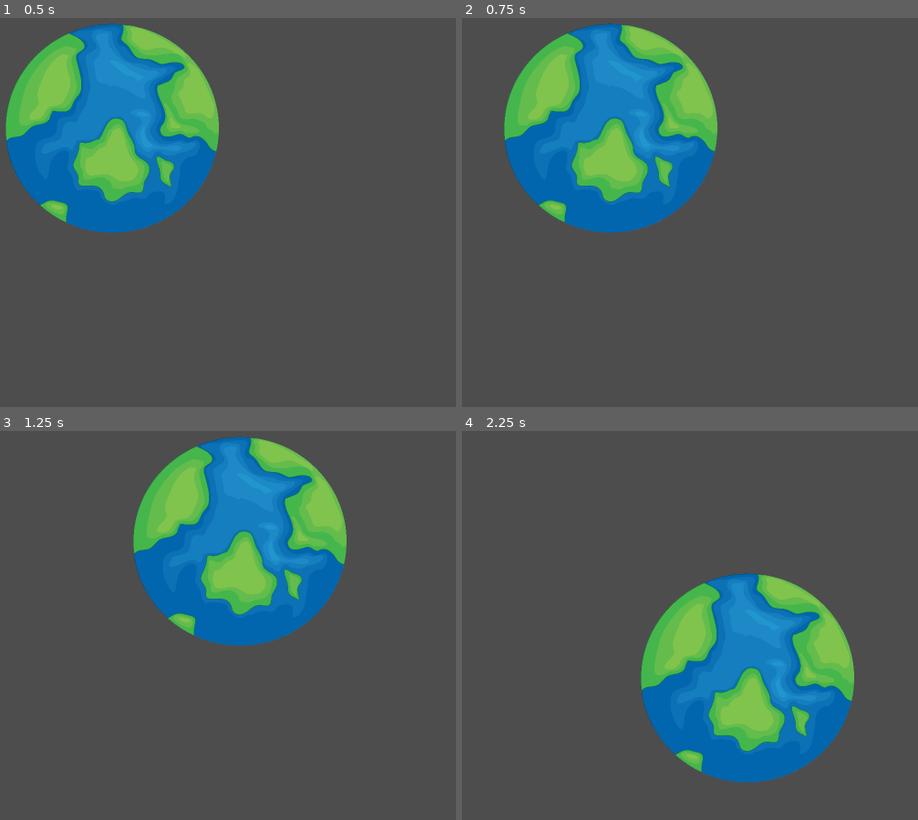
Above: before the commit, frames 1-4 (two rows, left to right).
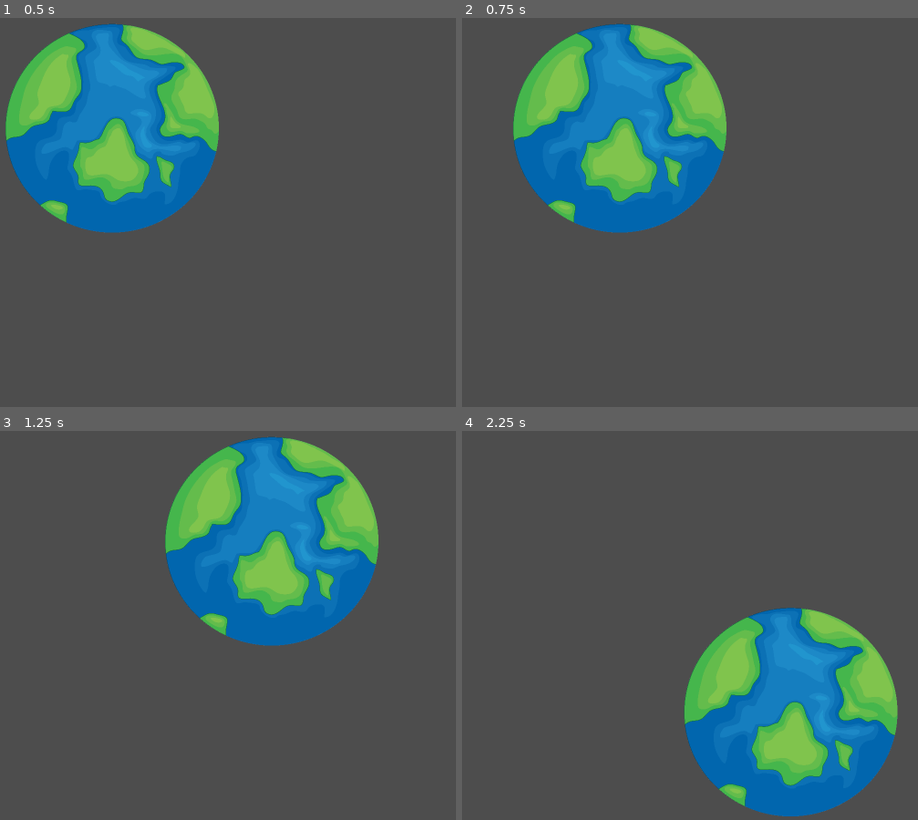
Above: after the commit, the same moments.

Repository: CS196Illinois/Group30-FA23
Game: Godot game, scene res://tutorial_scene_2d.tscn
Two runs of this game, one before a commit and one after it. Both use one fixed random seed, a clock stepped at 60 frames per second and the inputs below.
Inputs:
- Up to frame 1 (0.5 s): no input
- Up to frame 2 (0.75 s): tap Enter at 0.5 s; hold D (moveRight) from 0.53 s (still down)
- Up to frame 3 (1.25 s): keep holding D (moveRight)
- Up to frame 4 (2.25 s): release D (moveRight) at 1.28 s; hold S (moveDown) 1.28-2.03 s; hold D (moveRight) from 2.03 s (still down)

Frame 1 is identical in both runs. In frame 2, 7.9% of the frame differs, in the area x 9-58%, y 1-56%; in frame 3, 17%; in frame 4, 21%, in the area x 39-96%, y 36-100%.

Commit message:
still practicing

Diff:
--- a/Project/LearnTutorial/AnimatedSprite2D.gd
+++ b/Project/LearnTutorial/AnimatedSprite2D.gd
@@ -1,6 +1,6 @@
 class_name LearnTutorial extends AnimatedSprite2D
 
-@export var speed = 400.0
+@export var speed = 500.0
 # Called when the node enters the scene tree for the first time.
 func _ready():
 	pass
